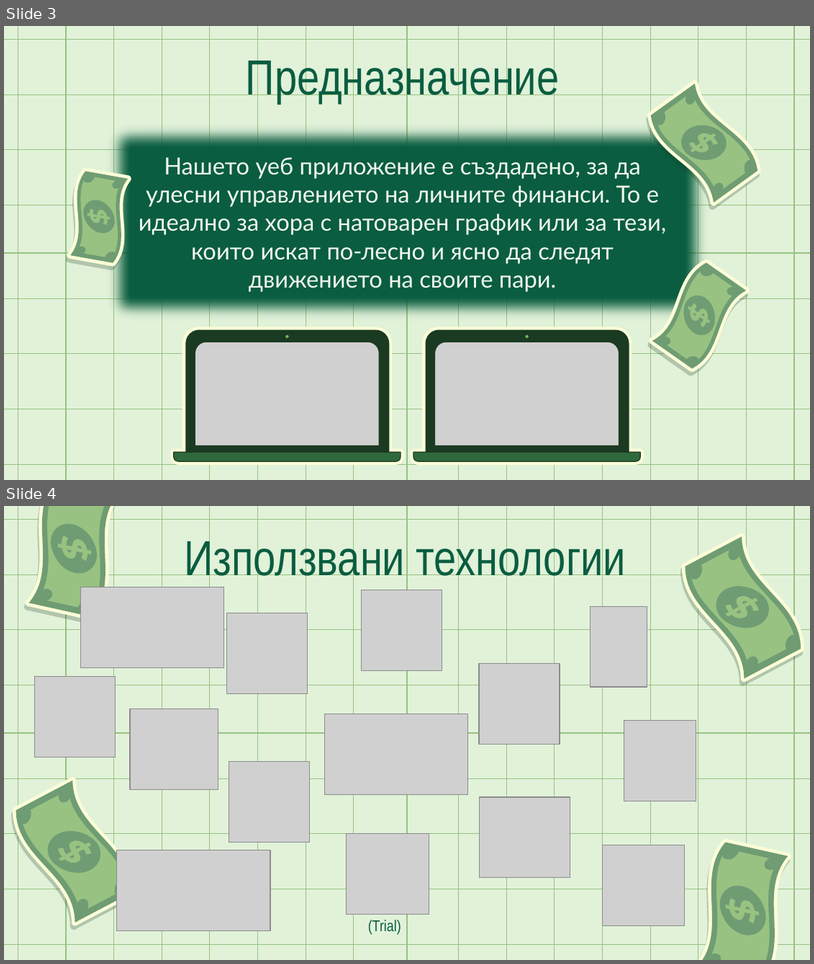
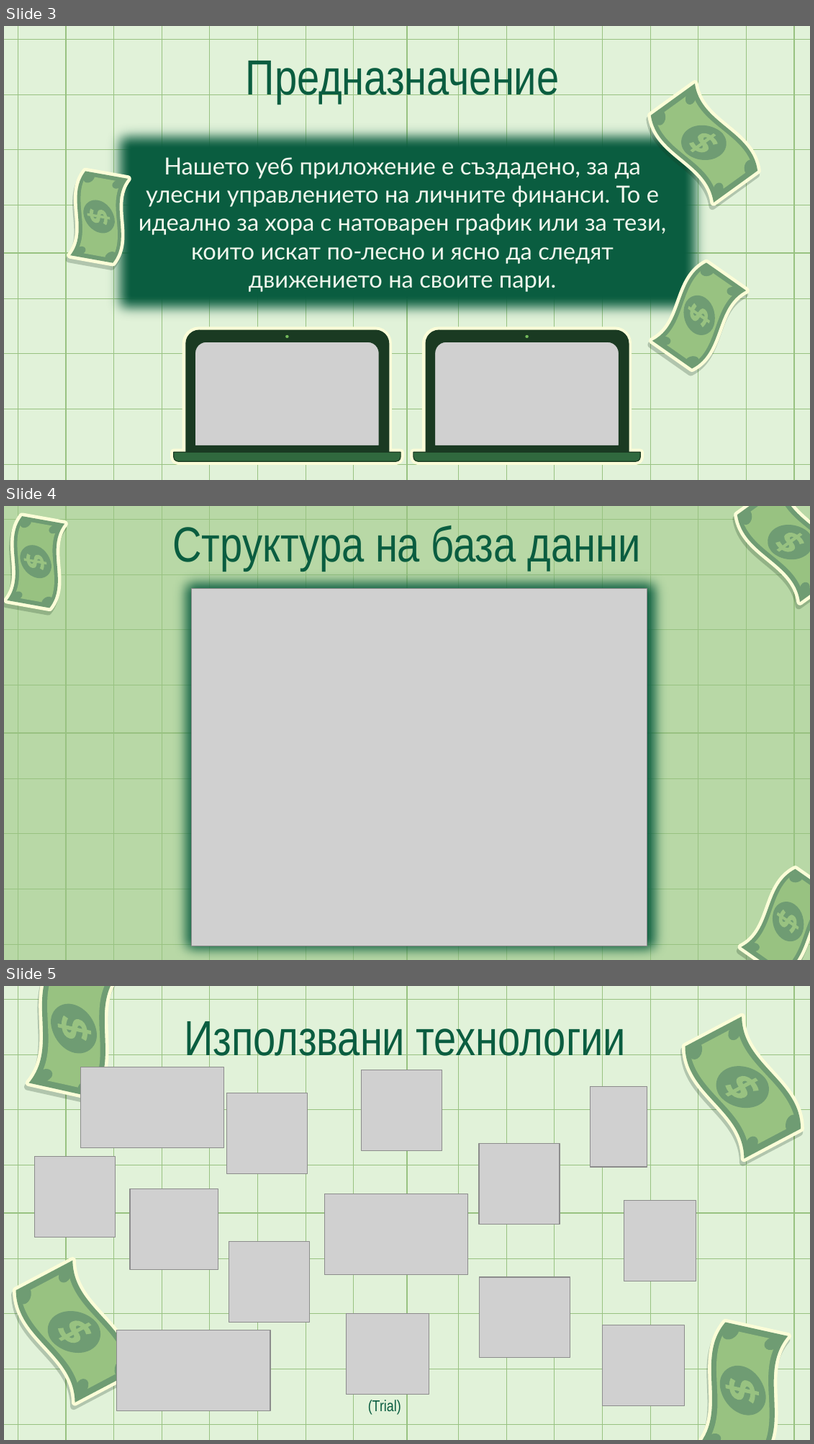
Before and after one commit to velislav088/TimeWallet, a slide deck: TimeWallet(Assets)/TimeWallet(презентация).pptx. Shown one above the other, each under a label of ours: slides 3 and 4 before the commit, slides 3, 4 and 5 after it. The pictures are 814x964 and 814x1444 pixels, drawn with LibreOffice and Linux fonts; fonts in the diff are those of the drawing; grey boxes stand for pictures. Boxes give left, top, right and bottom in pixels: in the first picture for what was removed or moved away, otherwise in the second. Text is boxed around its words. In the diff, an @@ line names an element or a change of style, - is before the commit and + after.

```diff
--- a/TimeWallet(Assets)/TimeWallet(презентация).pptx
+++ b/TimeWallet(Assets)/TimeWallet(презентация).pptx
@@ slide 4 added at (x1=4, y1=506, x2=810, y2=960), background #B8D8A6; not listed: 52 template elements that a slide beside it also shows @@
@@ title added at (x1=172, y1=525, x2=640, y2=570), 44 pt, text #0A5D40 @@
+Структура на база данни
@@ rectangle added at (x1=167, y1=564, x2=675, y2=960), fill #0A5D40 @@
@@ picture added at (x1=192, y1=588, x2=648, y2=945) @@
@@ group added at (x1=731, y1=506, x2=810, y2=611): 7 freeform shapes @@
@@ group added at (x1=4, y1=509, x2=81, y2=616): 9 freeform shapes @@
@@ group added at (x1=728, y1=862, x2=810, y2=960): 7 freeform shapes @@
@@ what was slide 4 is now slide 5 @@
```
Also in this commit, not shown: 1 slide changed, 11 other files.
